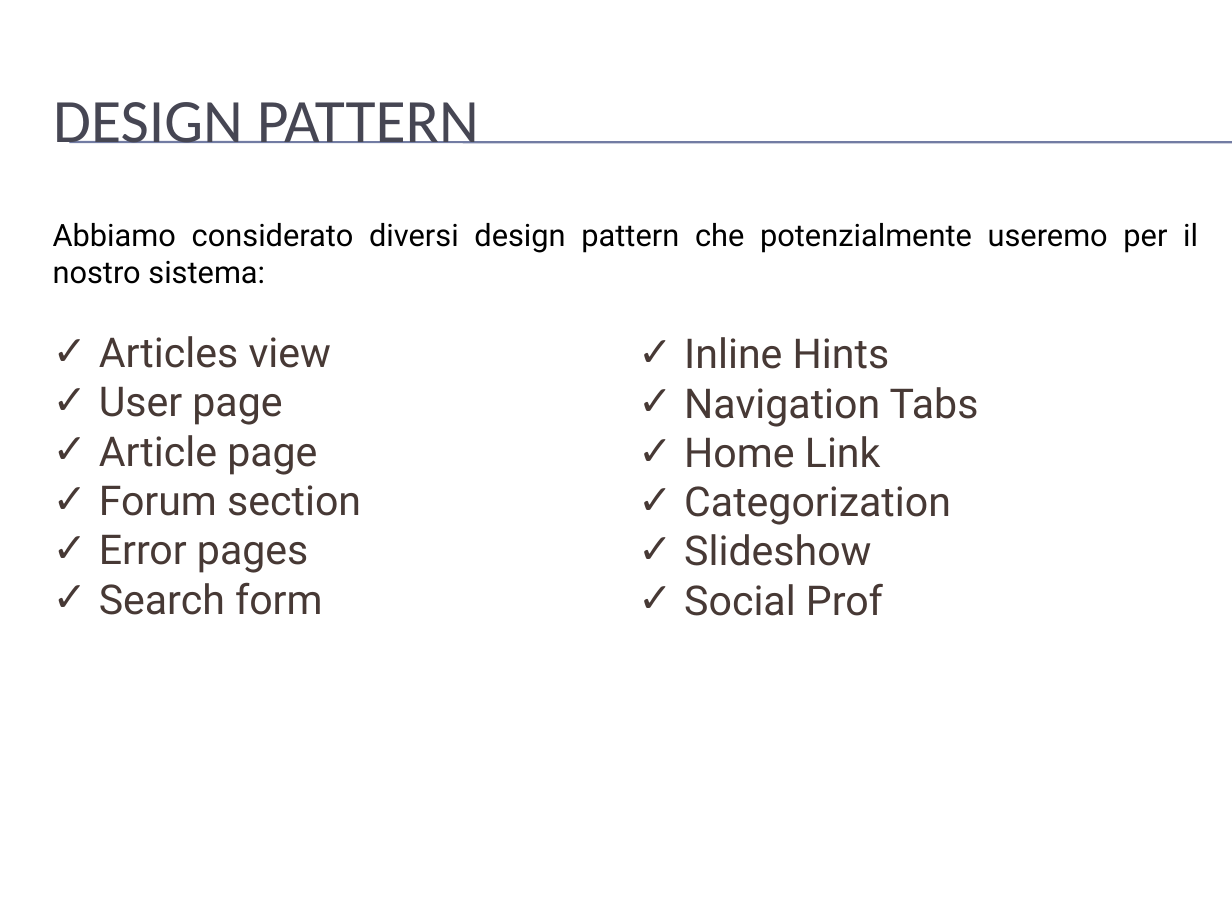
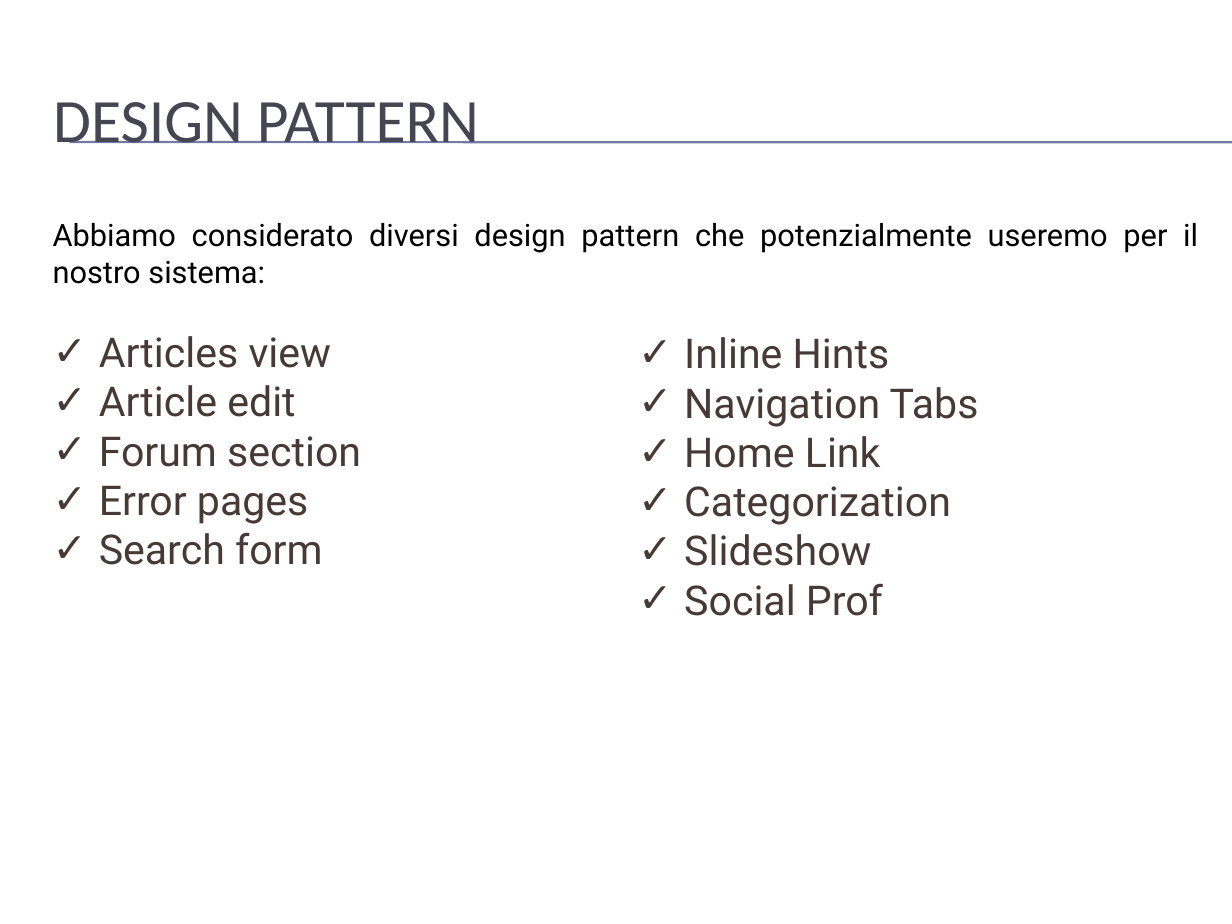
Before and after one commit to mario-santoro/Bullyingless, a slide deck: slide 17 of Assignment n.4/presentazione.pptx (slide 16 before the commit). Drawn at 1232x924 pixels with LibreOffice and Linux fonts; fonts in the diff are those of the drawing; background and template pictures are left out. Boxes give left, top, right and bottom in pixels: in the first picture for what was removed or moved away, otherwise in the second. Text is boxed around its words. In the diff, an @@ line names an element or a change of style, - is before the commit and + after.

```diff
--- a/Assignment n.4/presentazione.pptx
+++ b/Assignment n.4/presentazione.pptx
@@ text at (x1=99, y1=385, x2=295, y2=417): text changed @@
-✓ User page
-✓ Article page
+✓ Article edit
```
Also in this commit, not shown: 7 other slides changed, 1 slide added.
